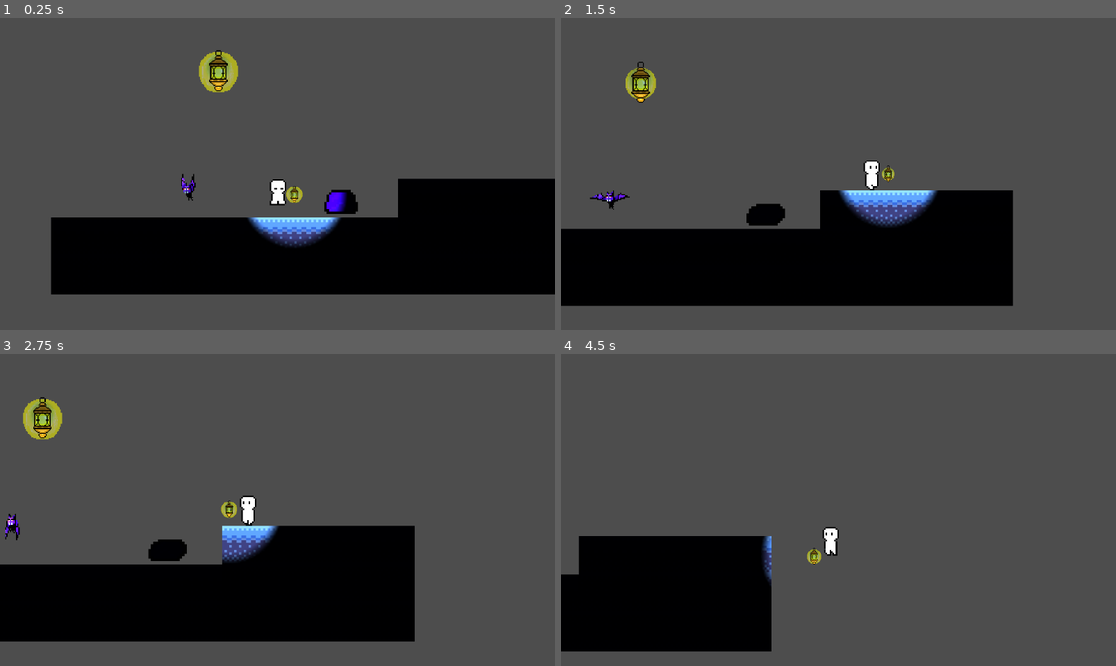
Above: before the commit, frames 1-4 (two rows, left to right).
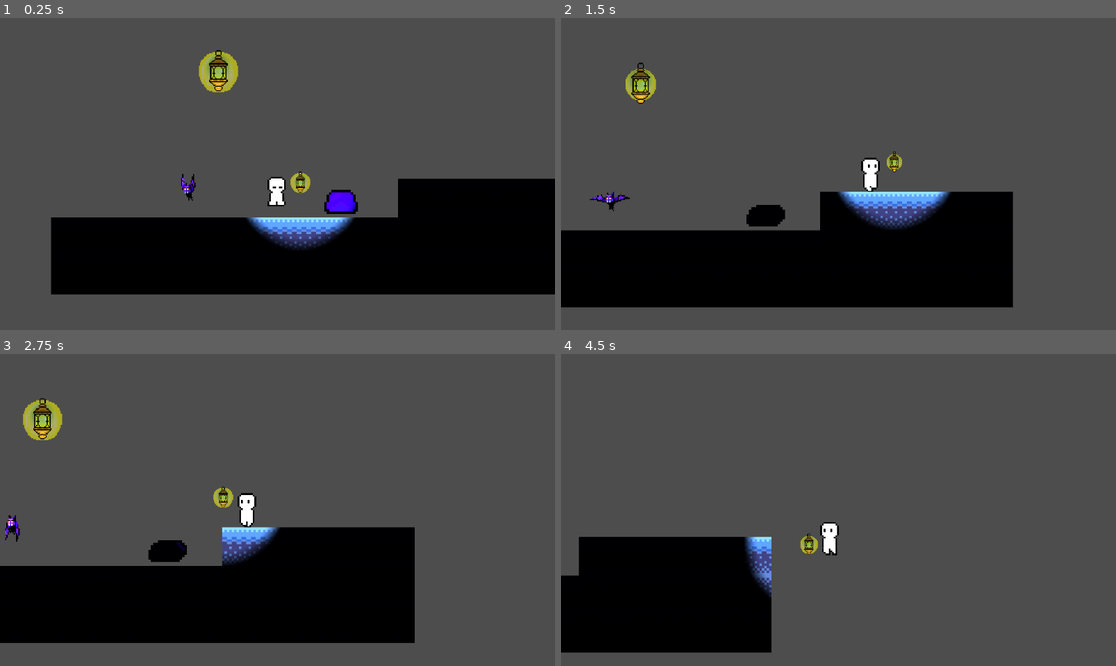
Above: after the commit, the same moments.

Repository: yaksies/campfireGame
Game: Godot game, scene res://scenes/game.tscn
Same seed, same stepped clock (60 frames per second), same inputs: the game is played once before the commit and once after it.
Inputs:
- Up to frame 1 (0.25 s): no input
- Up to frame 2 (1.5 s): hold D (move_right) from 0.53 s (still down); tap Space (jump) at 0.77 s
- Up to frame 3 (2.75 s): tap Space (jump) at 1.52 s; release D (move_right) at 2.03 s; hold A (move_left) from 2.03 s (still down)
- Up to frame 4 (4.5 s): release A (move_left) at 2.78 s; hold D (move_right) 2.78-4.28 s; tap Space (jump) at 3.02, 3.77 s; hold A (move_left) from 4.28 s (still down)

The runs differ from the first frame. In frame 1, 1.1% of the frame differs, in the area x 44-65%, y 49-75%; in frame 2, 2.6%, in the area x 0-82%, y 14-93%; in frame 3, 1.9%; in frame 4, 1.3%.

Commit message:
Made the character big

Diff:
--- a/campfire-game/scenes/player.tscn
+++ b/campfire-game/scenes/player.tscn
@@ -110,26 +110,26 @@
 }]
 
 [sub_resource type="RectangleShape2D" id="RectangleShape2D_qlg0r"]
-size = Vector2(27, 49)
+size = Vector2(27.5, 54.5)
 
 [node name="Player" type="CharacterBody2D" unique_id=1307399855]
 scale = Vector2(0.5, 0.5)
 script = ExtResource("1_g2els")
 
 [node name="AnimatedSprite2D" type="AnimatedSprite2D" parent="." unique_id=1737869429]
-position = Vector2(2, 0)
-scale = Vector2(0.82, 0.794)
+position = Vector2(9.536743e-07, 0)
+scale = Vector2(0.93083334, 0.9178334)
 sprite_frames = SubResource("SpriteFrames_dqkch")
 animation = &"idle"
 
 [node name="Lantern" parent="." unique_id=733144119 instance=ExtResource("3_qhqgy")]
-position = Vector2(28.000002, -4)
-scale = Vector2(0.82, 0.794)
+position = Vector2(38, -24)
+scale = Vector2(1, 1.005)
 
 [node name="CollisionShape2D" type="CollisionShape2D" parent="." unique_id=1240926811]
-position = Vector2(0, -0.5)
+position = Vector2(-1.75, -1.25)
 shape = SubResource("RectangleShape2D_qlg0r")
 one_way_collision = true
 
 [node name="LanternPos" type="Marker2D" parent="." unique_id=1695732037]
-position = Vector2(28, -4)
+position = Vector2(38, -24)
